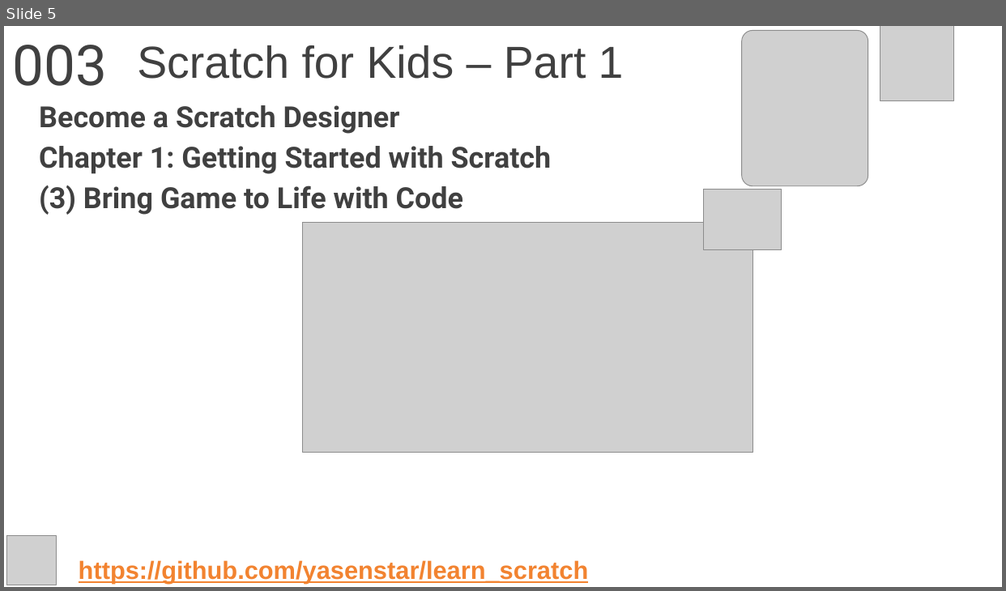
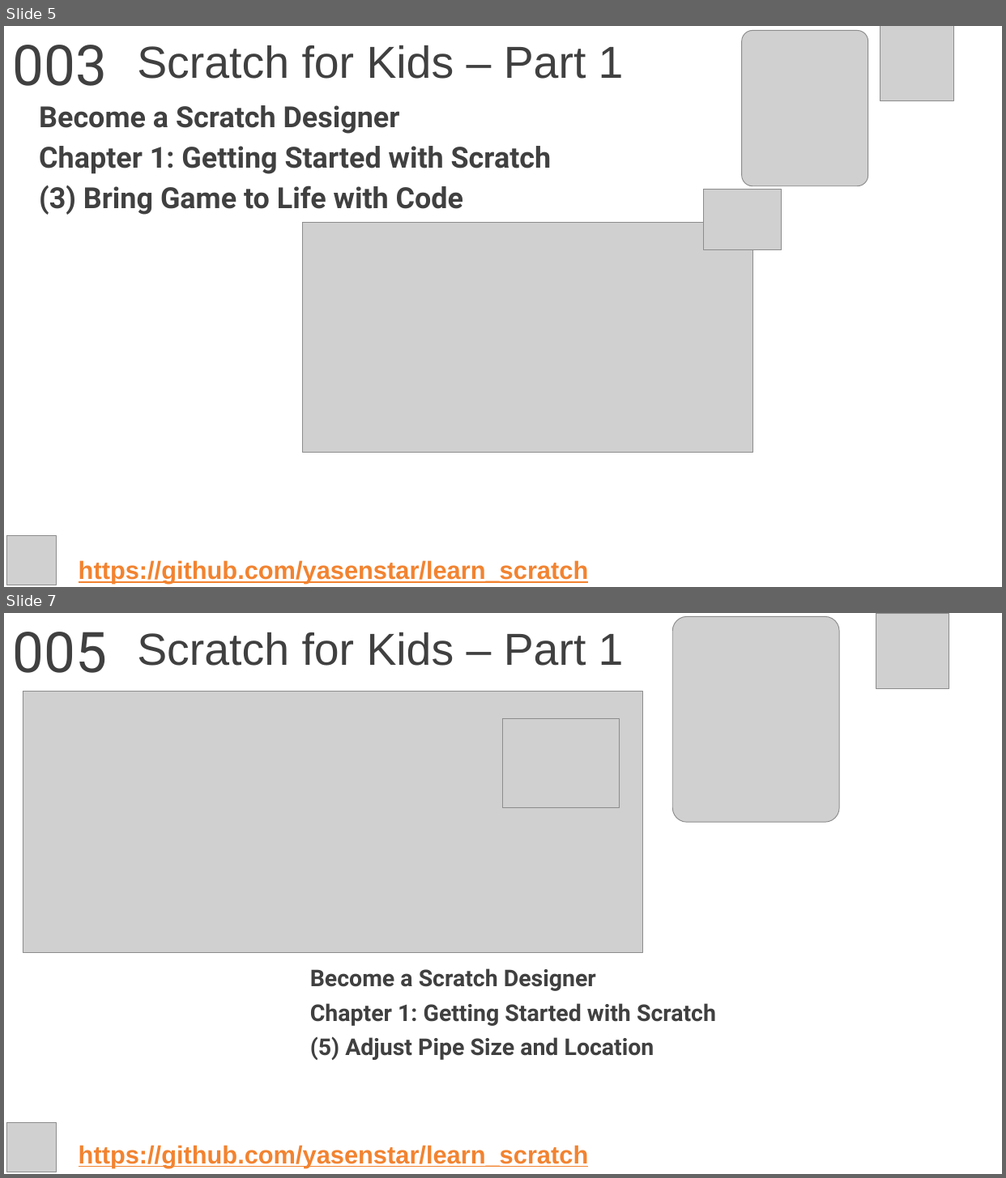
Before and after one commit to yasenstar/learn_scratch, a slide deck: scratch4kids/Scratch4Kids.pptx. Shown one above the other, each under a label of ours: slide 5 before the commit, slides 5 and 7 after it; the slides between them are not shown. The pictures are 1006x591 and 1006x1178 pixels, drawn with LibreOffice and Linux fonts; fonts in the diff are those of the drawing; grey boxes stand for pictures; background and template pictures are left out. Boxes give left, top, right and bottom in pixels: in the first picture for what was removed or moved away, otherwise in the second. Text is boxed around its words. In the diff, an @@ line names an element or a change of style, - is before the commit and + after.

```diff
--- a/scratch4kids/Scratch4Kids.pptx
+++ b/scratch4kids/Scratch4Kids.pptx
@@ slide 7 added at (4, 613, 1002, 1174), background picture (left out) @@
@@ text added at (13, 632, 108, 673), 54 pt, text #404040 @@
+005
@@ title added at (137, 632, 624, 666), 43.2 pt, text #404040 @@
+Scratch for Kids – Part 1
@@ picture added at (672, 617, 839, 823) @@
@@ picture added at (876, 614, 949, 688) @@
@@ picture added at (23, 691, 642, 953) @@
@@ picture added at (503, 718, 620, 807) @@
@@ subtitle added at (310, 969, 716, 1060), 22.2 pt, text #404040, bold @@
+Become a Scratch Designer
+Chapter 1: Getting Started with Scratch
+(5) Adjust Pipe Size and Location
@@ picture added at (7, 1122, 57, 1172) @@
@@ text added at (79, 1145, 589, 1168), 24 pt, text #F28330, bold, underline @@
+https://github.com/yasenstar/learn_scratch
```
Also in this commit, not shown: 1 slide changed, 3 other files.
